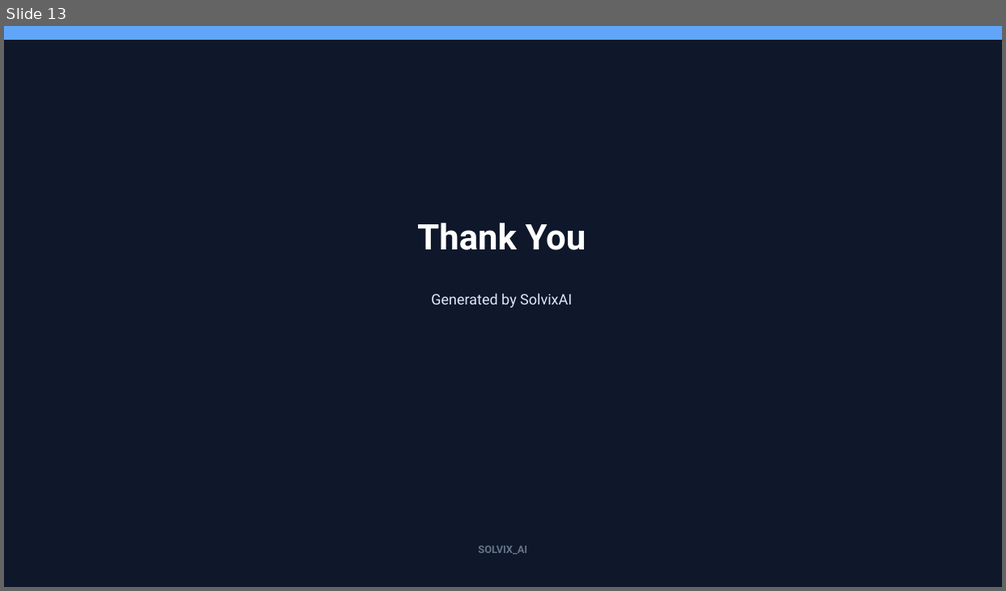
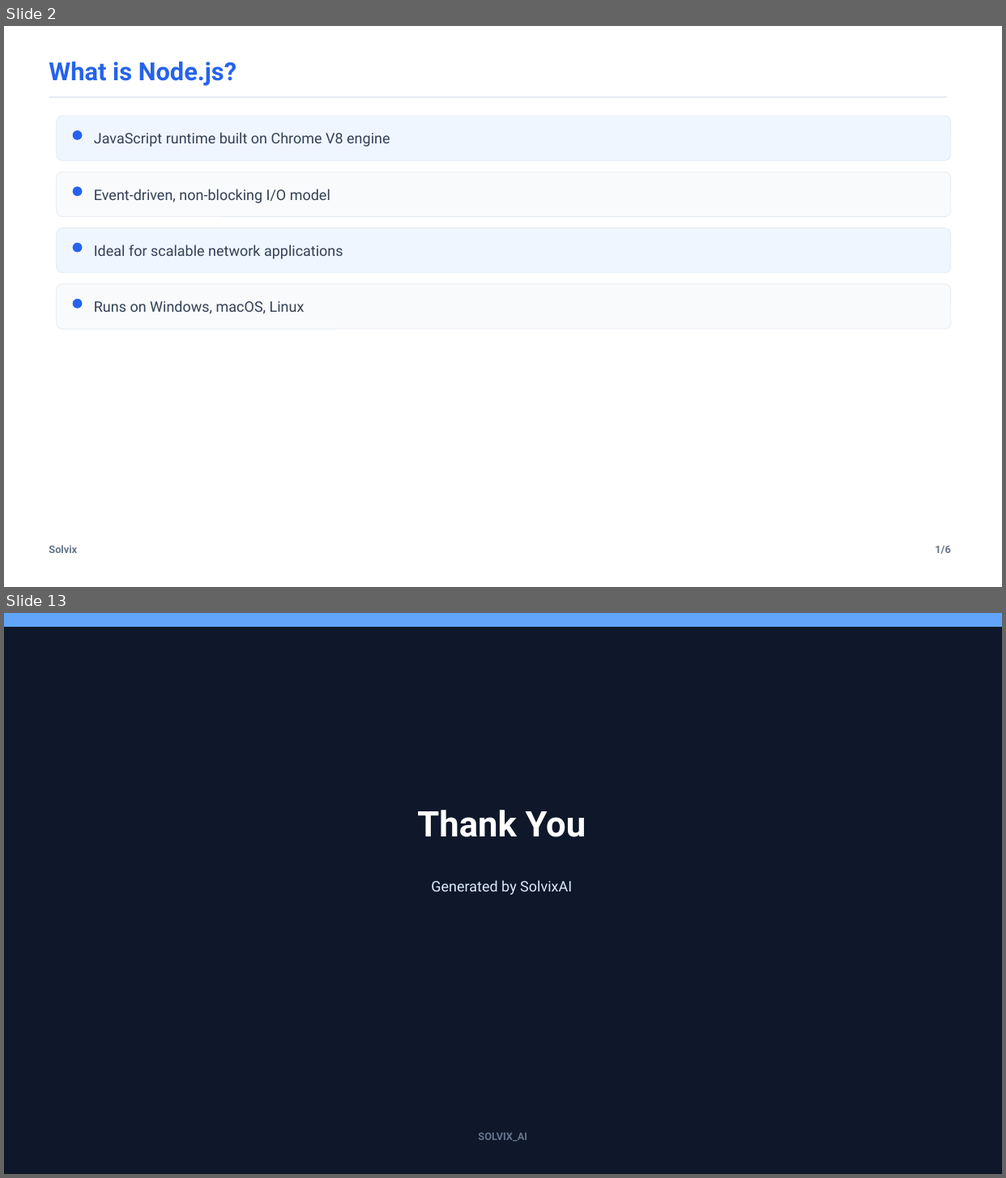
Before and after one commit to SirajAbid17/Solvix, a slide deck: backend/services/agent/presentation.pptx. Shown one above the other, each under a label of ours: slide 13 before the commit, slides 2 and 13 after it; the slides between them are not shown. The pictures are 1006x591 and 1006x1178 pixels, drawn with LibreOffice and Linux fonts; fonts in the diff are those of the drawing. Boxes give left, top, right and bottom in pixels: in the first picture for what was removed or moved away, otherwise in the second. Text is boxed around its words. In the diff, an @@ line names an element or a change of style, - is before the commit and + after.

```diff
--- a/backend/services/agent/presentation.pptx
+++ b/backend/services/agent/presentation.pptx
@@ slide 2 added at box(4, 26, 1002, 587), background #FFFFFF @@
@@ text added at box(49, 62, 236, 86), 24 pt, text #2563EB, bold @@
+What is Node.js?
@@ line added from (49, 97) to (948, 97), #E2E8F0 1.2 pt @@
@@ rounded rectangle added at box(57, 116, 951, 160), fill #EFF6FF, outline #E2E8F0 0.5 pt @@
@@ ellipse added at box(73, 130, 82, 139), fill #2563EB, outline #2563EB 0.5 pt @@
@@ text added at box(94, 132, 390, 147), 14 pt, text #334155 @@
+JavaScript runtime built on Chrome V8 engine
@@ rounded rectangle added at box(57, 172, 951, 217), fill #F8FAFC, outline #E2E8F0 0.5 pt @@
@@ ellipse added at box(73, 187, 82, 196), fill #2563EB, outline #2563EB 0.5 pt @@
@@ text added at box(94, 189, 330, 203), 14 pt, text #334155 @@
+Event‑driven, non‑blocking I/O model
@@ rounded rectangle added at box(57, 228, 951, 273), fill #EFF6FF, outline #E2E8F0 0.5 pt @@
@@ ellipse added at box(73, 243, 82, 252), fill #2563EB, outline #2563EB 0.5 pt @@
@@ text added at box(94, 245, 343, 259), 14 pt, text #334155 @@
+Ideal for scalable network applications
@@ rounded rectangle added at box(57, 284, 951, 329), fill #F8FAFC, outline #E2E8F0 0.5 pt @@
@@ ellipse added at box(73, 299, 82, 308), fill #2563EB, outline #2563EB 0.5 pt @@
@@ text added at box(94, 301, 305, 314), 14 pt, text #334155 @@
+Runs on Windows, macOS, Linux
@@ text added at box(49, 545, 77, 553), 10 pt, text #64748B, bold @@
+Solvix
@@ text added at box(935, 546, 950, 554), 10 pt, text #64748B, bold @@
+1/6
```
Also in this commit, not shown: 6 slides changed, 5 other slides added, 6 slides removed, 25 other files.
